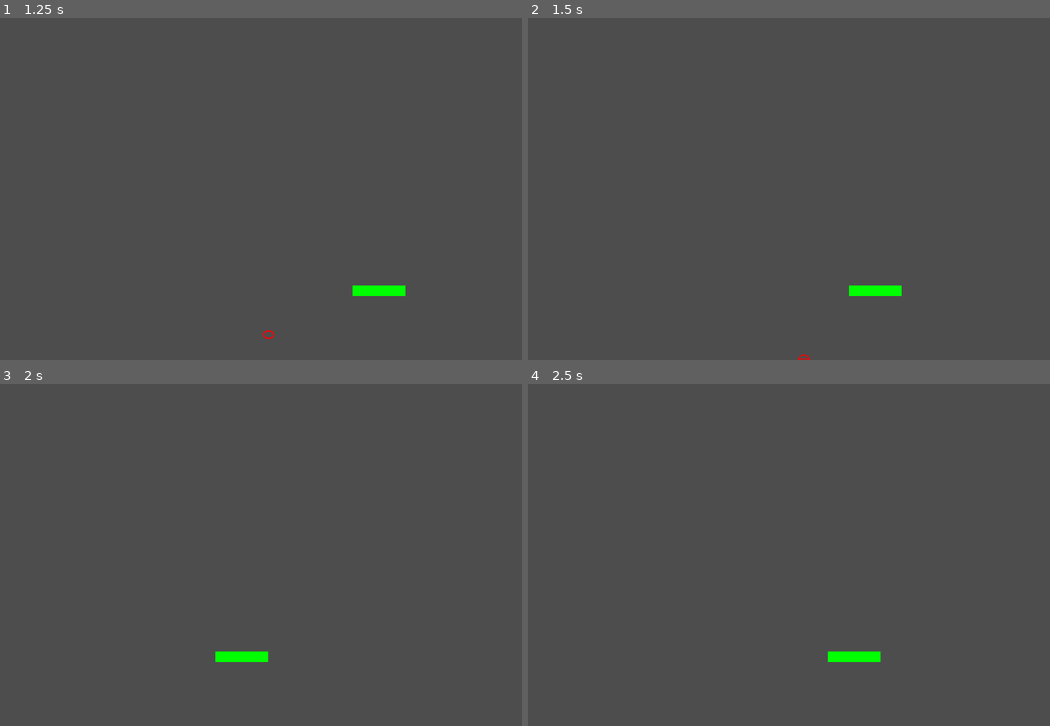
Above: before the commit, frames 1-4 (two rows, left to right).
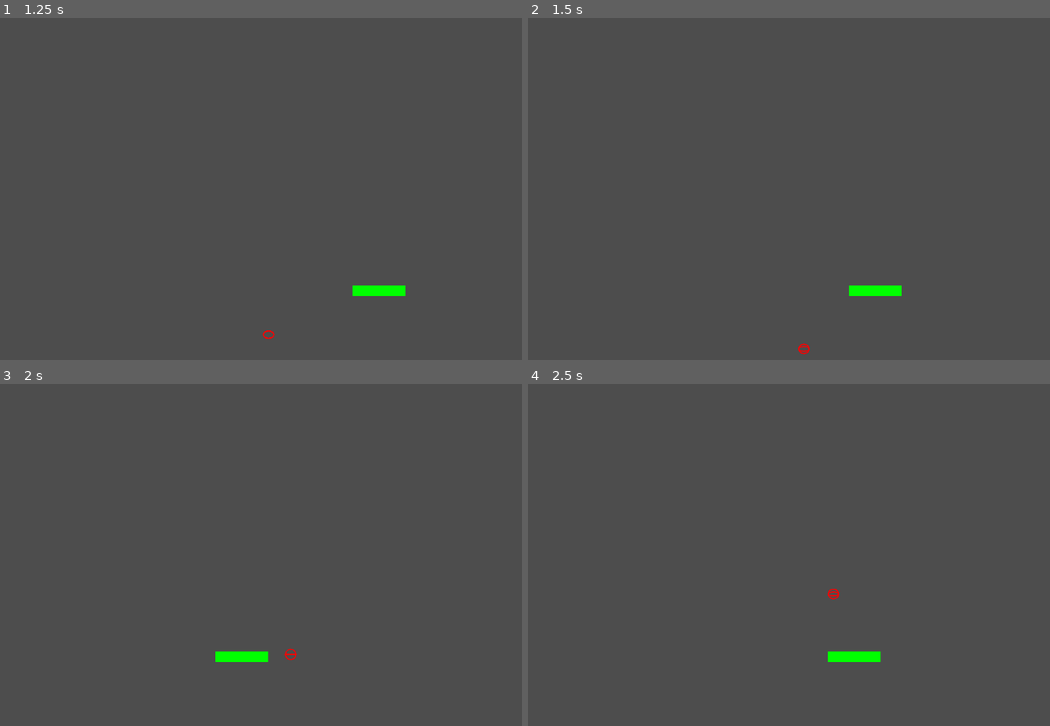
Above: after the commit, the same moments.

Repository: varugasu/pong
Game: Godot game, scene res://scenes/game.tscn
Two runs of this game, one before a commit and one after it. Both use one fixed random seed, a clock stepped at 60 frames per second and the inputs below.
Inputs:
- Up to frame 1 (1.25 s): tap Enter at 0.5 s; hold D (move_right) from 0.53 s (still down)
- Up to frame 2 (1.5 s): release D (move_right) at 1.28 s; hold A (move_left) from 1.28 s (still down)
- Up to frame 3 (2 s): keep holding A (move_left)
- Up to frame 4 (2.5 s): release A (move_left) at 2.03 s; hold D (move_right) from 2.03 s (still down)

Frame 1 is identical in both runs. In frame 2, less than 0.1% of the frame differs, in the area x 51-55%, y 95-100%; in frame 3, less than 0.1%; in frame 4, less than 0.1%.

Commit message:
feat: wall collision

Diff:
--- a/scenes/game.tscn
+++ b/scenes/game.tscn
@@ -10,4 +10,6 @@
 
 [node name="Ball" parent="." instance=ExtResource("2_yqjtg")]
 position = Vector2(602, 360)
-speed = 200.0
+velocity = Vector2(500, 3000)
+bouncing_speed_multiplier = 1.2
+max_speed = 3000.0
--- a/scripts/ball.gd
+++ b/scripts/ball.gd
@@ -6,10 +6,14 @@
 @export var rotation_multiplier = 0.01
 @export var circle_segments = 48
 @export var line_thickness = 2.0
-@export var speed = 200.0
+@export var initial_speed = 200.0
+@export var velocity = Vector2.ZERO
+@export var bouncing_speed_multiplier = 5.0
+@export var max_speed = 5000.0
 
 var rotation_angle = 0.0
-var velocity = Vector2.ZERO
+
+var screen_size = Vector2.ZERO
 
 func _draw() -> void:
 	var arc_points1: Array[Vector2] = []
@@ -30,17 +34,32 @@
 	if Engine.is_editor_hint():
 		return
 
+	screen_size = get_viewport_rect().size
+
 	var angle = 2 * PI * randf()
-	velocity = Vector2(cos(angle), sin(angle)) * speed
+	velocity = Vector2(cos(angle), sin(angle)) * initial_speed
+
+
+func _update_wall_collision() -> void:
+	if position.x - radius <= 0.0 or position.x + radius >= screen_size.x:
+		velocity.x = - velocity.x * randf_range(1, bouncing_speed_multiplier)
+	if position.y - radius <= 0.0 or position.y + radius >= screen_size.y:
+		velocity.y = - velocity.y * randf_range(1, bouncing_speed_multiplier)
+
 
 # Called every frame. 'delta' is the elapsed time since the previous frame.
 func _process(delta: float) -> void:
 	if Engine.is_editor_hint():
 		return
+	_update_wall_collision()
 
 	rotation_angle += velocity.y * rotation_multiplier * delta
 	rotation_angle = fmod(rotation_angle, TAU)
 
+	if velocity.length() > max_speed:
+		velocity = velocity.normalized() * max_speed
+
 	position += velocity * delta
 
+
 	queue_redraw()
